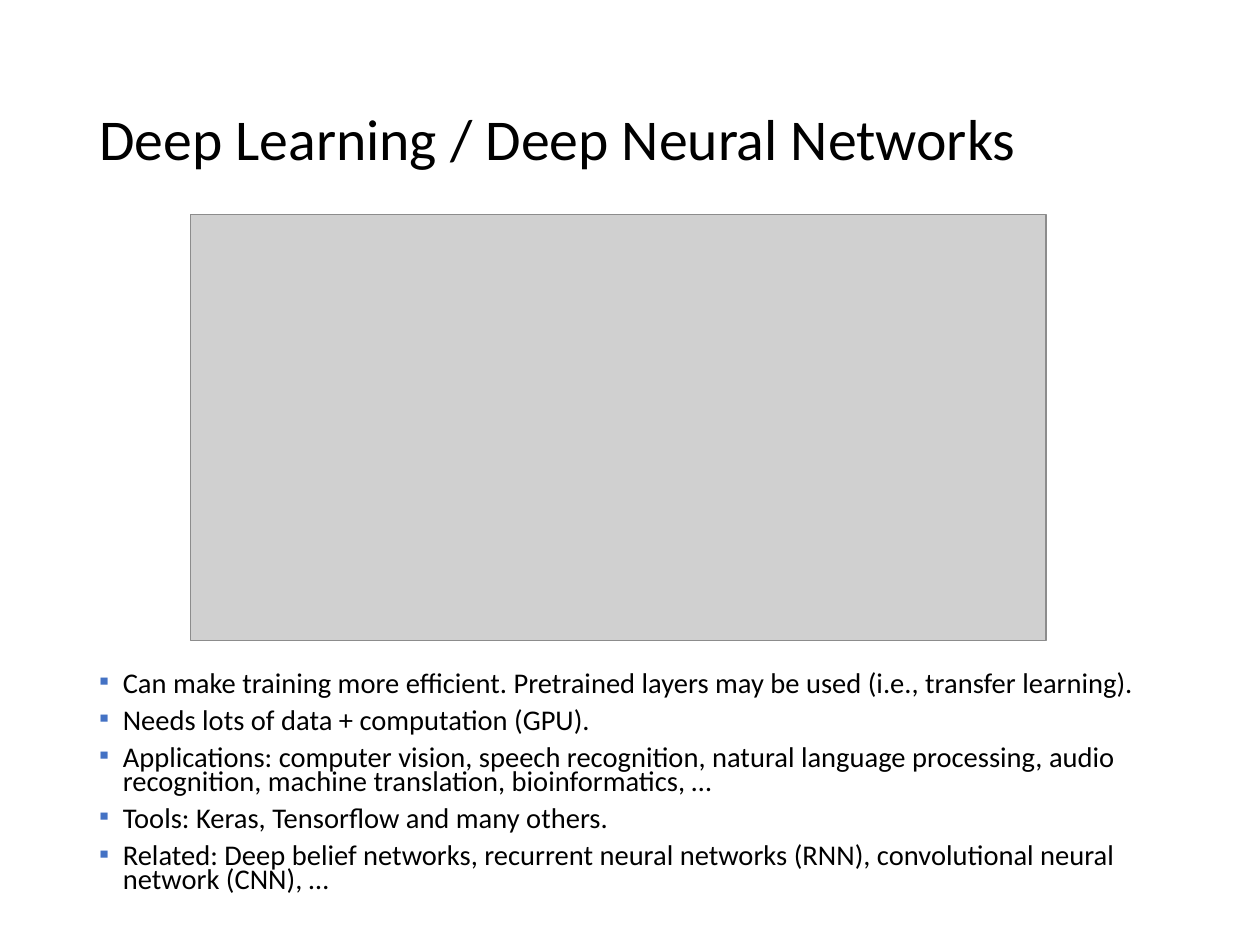
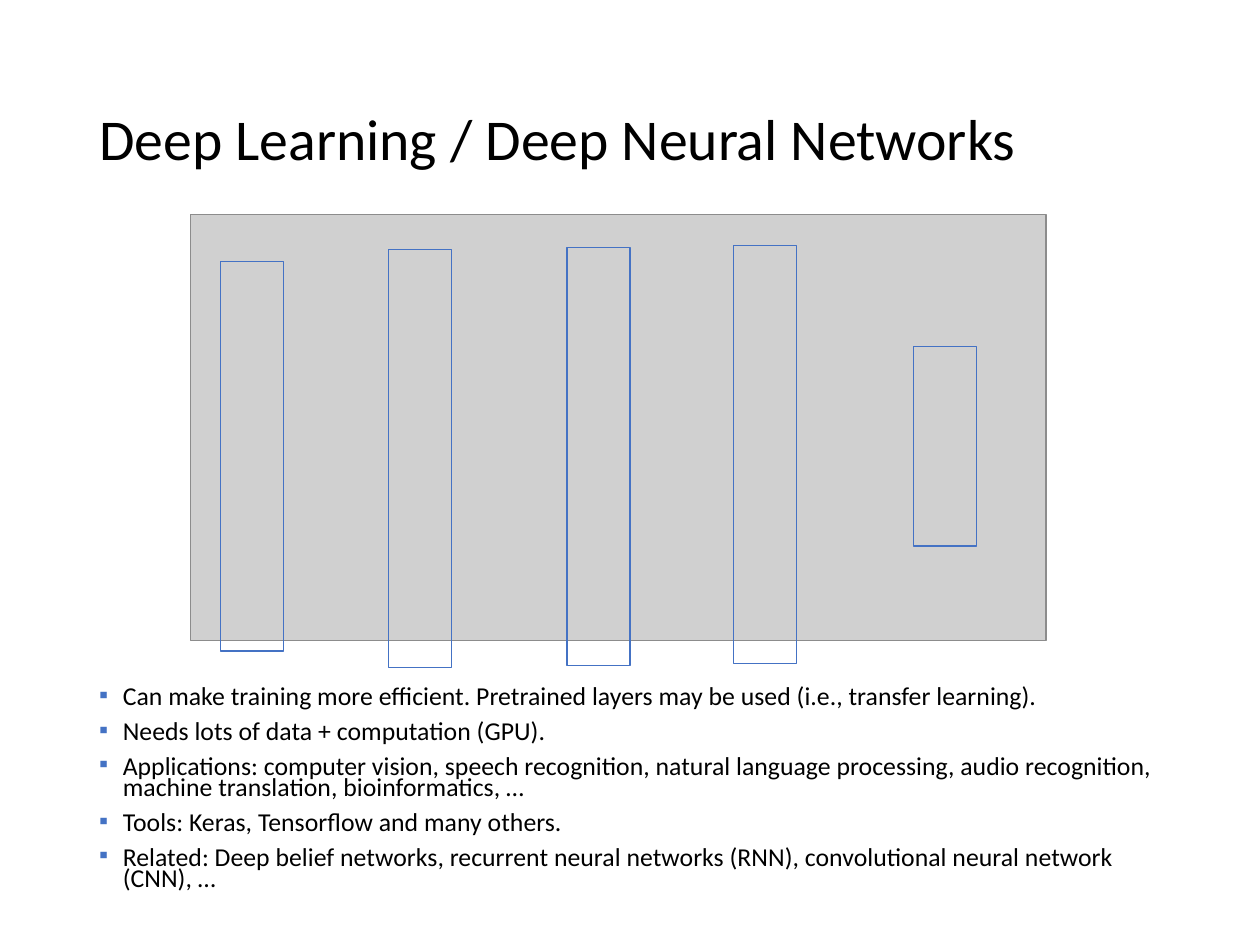
Before and after one commit to mhahsler/Introduction_to_Data_Mining_R_Examples, a slide deck: slide 31 of slides/chap4_alternative_classification.pptx (slide 56 before the commit). Drawn at 1260x945 pixels with LibreOffice and Linux fonts; fonts in the diff are those of the drawing; grey boxes stand for pictures. Boxes give left, top, right and bottom in pixels: in the first picture for what was removed or moved away, otherwise in the second. Text is boxed around its words. In the diff, an @@ line names an element or a change of style, - is before the commit and + after.

```diff
--- a/slides/chap4_alternative_classification.pptx
+++ b/slides/chap4_alternative_classification.pptx
@@ group added at [220, 246, 976, 668]: 5 rectangles @@
@@ text "Can make training more efficient. ...": place and size @@
-text "Can make training more efficient. ..." at [123, 672, 1132, 893]
+text "Can make training more efficient. ..." at [123, 686, 1150, 891]
@@ text "Can make training more efficient. ..." at [123, 686, 1150, 891]: size 16.3 to 14.7 pt @@
```
Also in this commit, not shown: 4 other slides changed, 1 slide added, 26 slides removed, 1 other file.
